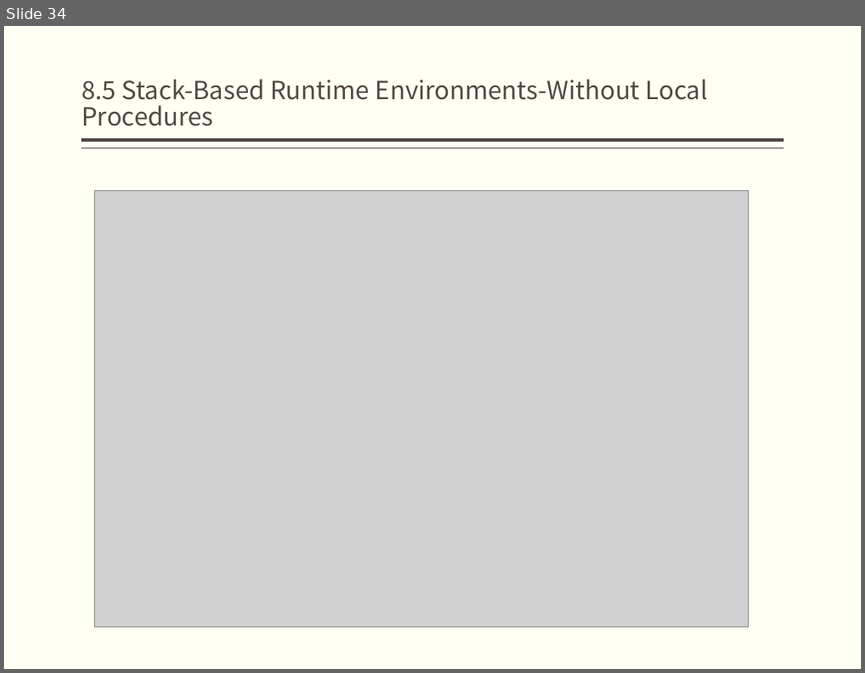
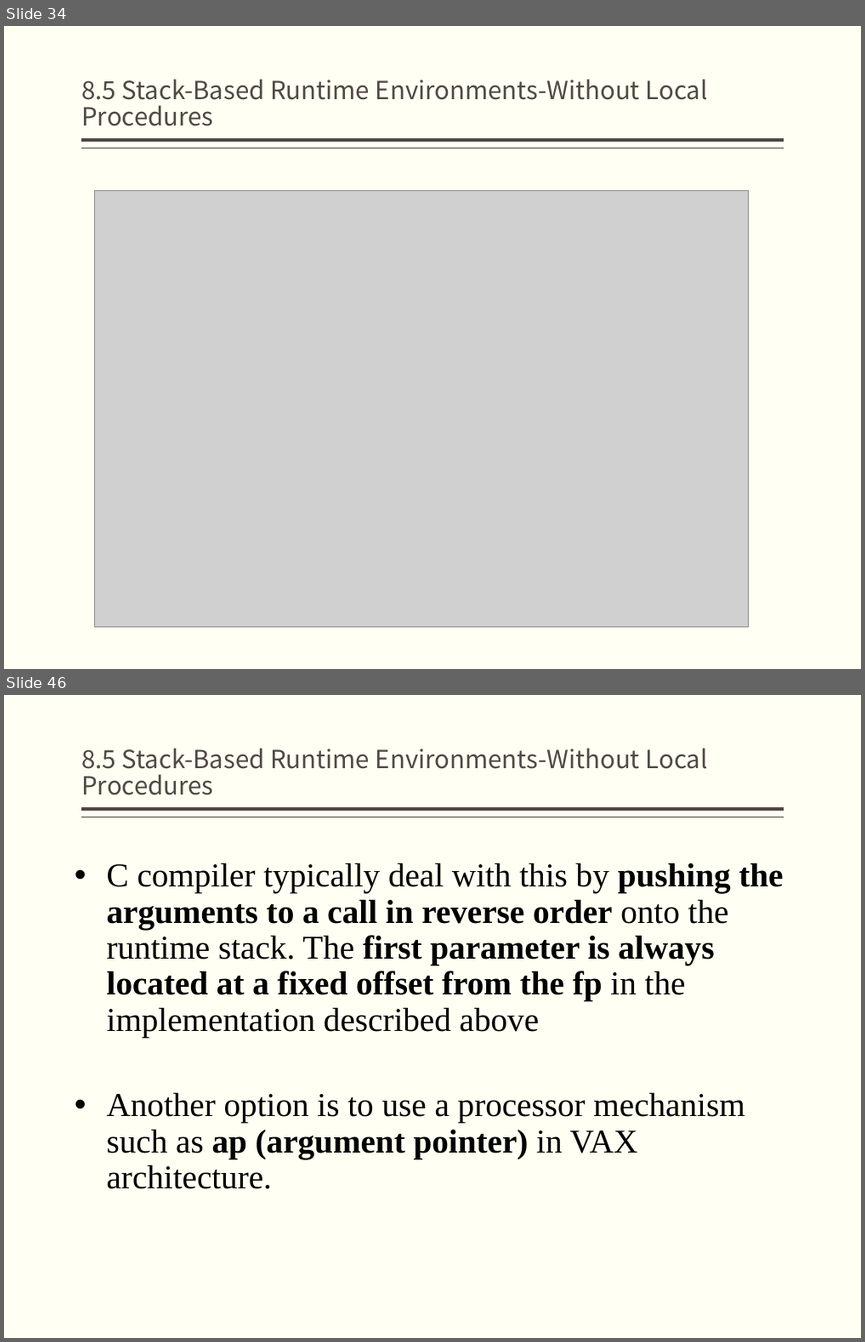
Before and after one commit to jz81/jz81.github.io, a slide deck: course/compiler/lecture/(Spring2020)Lecture8.pptx. Shown one above the other, each under a label of ours: slide 34 before the commit, slides 34 and 46 after it; the slides between them are not shown. The pictures are 865x673 and 865x1342 pixels, drawn with LibreOffice and Linux fonts; fonts in the diff are those of the drawing; grey boxes stand for pictures. Boxes give left, top, right and bottom in pixels: in the first picture for what was removed or moved away, otherwise in the second. Text is boxed around its words. In the diff, an @@ line names an element or a change of style, - is before the commit and + after.

```diff
--- a/course/compiler/lecture/(Spring2020)Lecture8.pptx
+++ b/course/compiler/lecture/(Spring2020)Lecture8.pptx
@@ slide 46 added at [4, 695, 861, 1338], background #FFFFF3; not listed: 2 template elements that a slide beside it also shows @@
@@ title added at [81, 748, 708, 795], 21 pt, text #514843 @@
+8.5 Stack-Based Runtime Environments-Without Local Procedures
@@ text added at [107, 862, 783, 1189], 28 pt, text #000000 @@
+• C compiler typically deal with this by pushing the arguments to a call in reverse order onto the runtime stack. The first parameter is always located at a fixed offset from the fp in the implementation described above
+• Another option is to use a processor mechanism such as ap (argument pointer) in VAX architecture.
```
Also in this commit, not shown: 1 slide changed, 28 other slides added.
